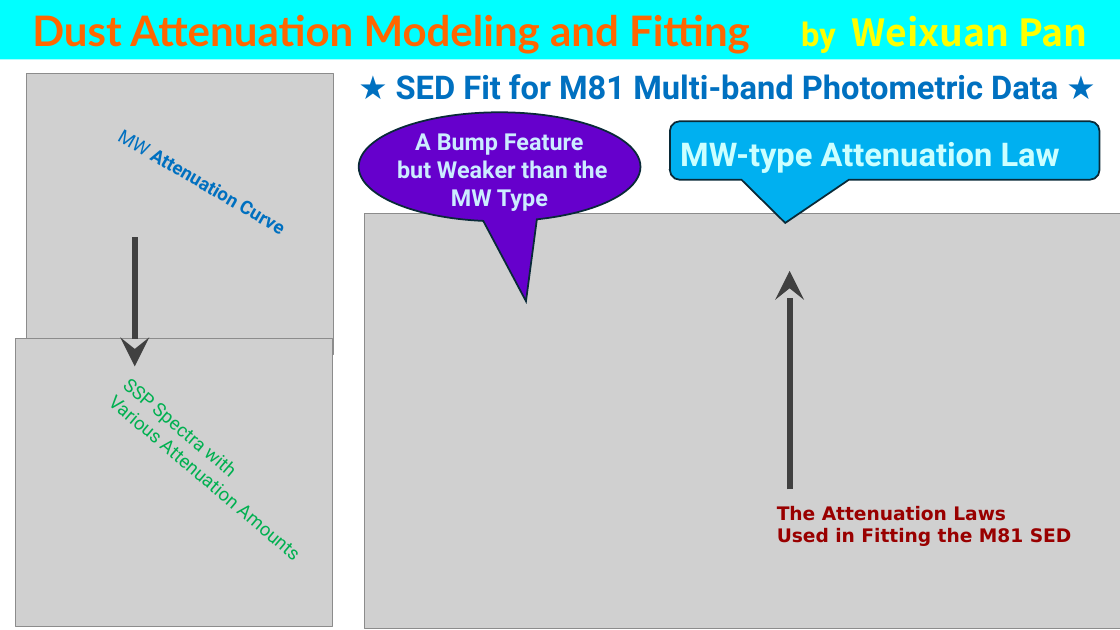
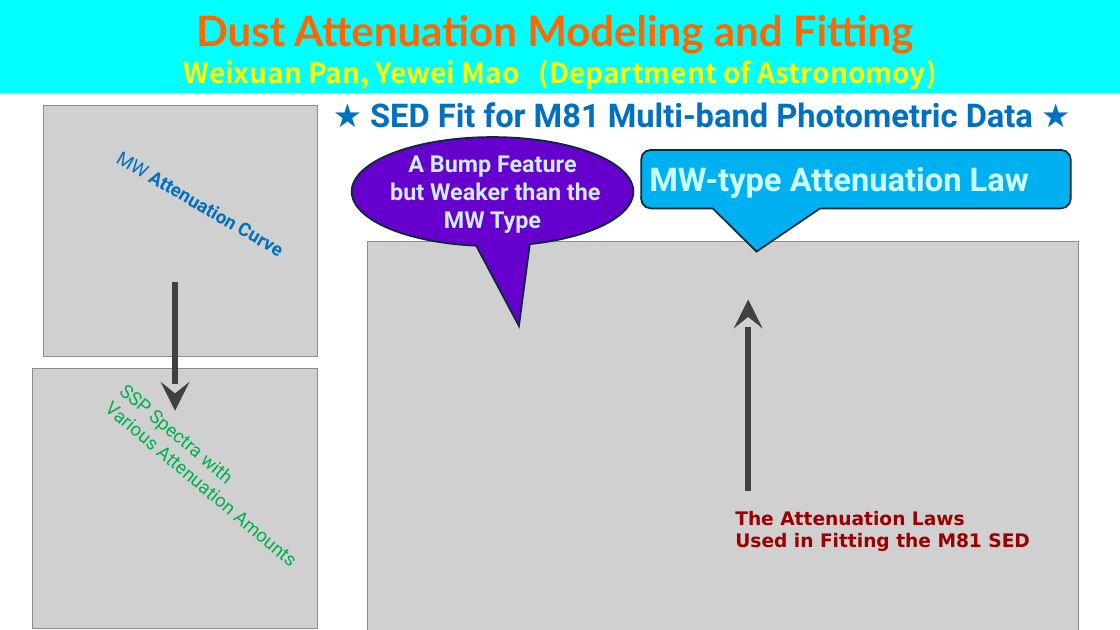
Before and after one commit to panweixuan/site, a slide deck: slide 1 of files/Weixuan_M81AttCurv.pptx. Drawn at 1120x630 pixels with LibreOffice and Linux fonts; fonts in the diff are those of the drawing; grey boxes stand for pictures. Boxes give left, top, right and bottom in pixels: in the first picture for what was removed or moved away, otherwise in the second. Text is boxed around its words. In the diff, an @@ line names an element or a change of style, - is before the commit and + after.

```diff
--- a/files/Weixuan_M81AttCurv.pptx
+++ b/files/Weixuan_M81AttCurv.pptx
@@ rectangle "Dust Attenuation Modeling and Fitting" resized from (x1=0, y1=0, x2=1120, y2=60) to (x1=0, y1=0, x2=1120, y2=93) @@
@@ rectangle "Dust Attenuation Modeling and Fitting" at (x1=0, y1=0, x2=1120, y2=93): vertical alignment top to middle @@
@@ text in rectangle at (x1=184, y1=14, x2=936, y2=90): text changed; size 36 to 24 pt; font Lato to Noto Sans CJK SC; text colour #FF6600 to #FFFF00 @@
-Dust Attenuation Modeling and Fitting by Weixuan Pan
+Dust Attenuation Modeling and Fitting
+Weixuan Pan, Yewei Mao (Department of Astronomoy)
@@ picture resized from (x1=27, y1=74, x2=334, y2=355) to (x1=44, y1=105, x2=318, y2=356) @@
@@ text "★ SED Fit for M81 ..." moved from (x1=396, y1=74, x2=1058, y2=100) to (x1=370, y1=102, x2=1033, y2=128) @@
@@ text "MW Attenuation Curve" moved from (x1=117, y1=129, x2=145, y2=153) to (x1=115, y1=151, x2=143, y2=175) @@
@@ speech bubble moved from (x1=359, y1=113, x2=640, y2=222) to (x1=352, y1=137, x2=634, y2=246) @@
@@ text "A Bump Feature" moved from (x1=397, y1=133, x2=608, y2=211) to (x1=390, y1=155, x2=601, y2=233) @@
@@ text "MW-type Attenuation Law" moved from (x1=680, y1=142, x2=1060, y2=173) to (x1=649, y1=167, x2=1029, y2=198) @@
@@ rounded speech box moved from (x1=670, y1=121, x2=1101, y2=180) to (x1=641, y1=150, x2=1071, y2=209) @@
@@ picture resized from (x1=365, y1=214, x2=1120, y2=629) to (x1=367, y1=241, x2=1079, y2=630) @@
@@ arrow moved from (134, 237) - (134, 366) to (175, 281) - (175, 411) @@
@@ arrow moved from (790, 490) - (790, 271) to (749, 492) - (749, 300) @@
@@ picture resized from (x1=15, y1=339, x2=332, y2=627) to (x1=32, y1=369, x2=318, y2=628) @@
@@ text "SSP Spectra with" moved from (x1=96, y1=364, x2=347, y2=588) to (x1=92, y1=371, x2=343, y2=595) @@
@@ text "The Attenuation Laws" moved from (x1=777, y1=506, x2=1072, y2=546) to (x1=735, y1=511, x2=1030, y2=551) @@
```
